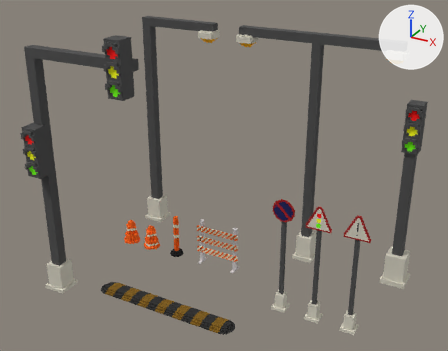
Two versions of the FBX model traffic signs/traffic signs.fbx, one commit apart.
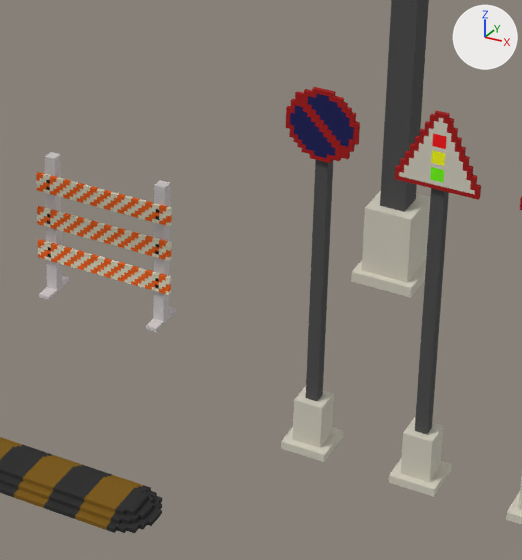
The first picture shows the older version from a 50 mm camera at (20.5, -33.5, 28.7) aimed at (-0.2, 4.1, 9.9). The close-ups show both versions on the part from 42% to 77% of the width and 49% to 98% of the height of that picture; other places that the commit changed are outside them. Every picture has the same lights, and +X, +Y and +Z are marked at upper right. Where no turn or scale is listed for an object, it has been applied to the vertices.

Objects in the first close-up: 'light double', 'light sign', 'stop sign', 'triple', 'yer engeli'.
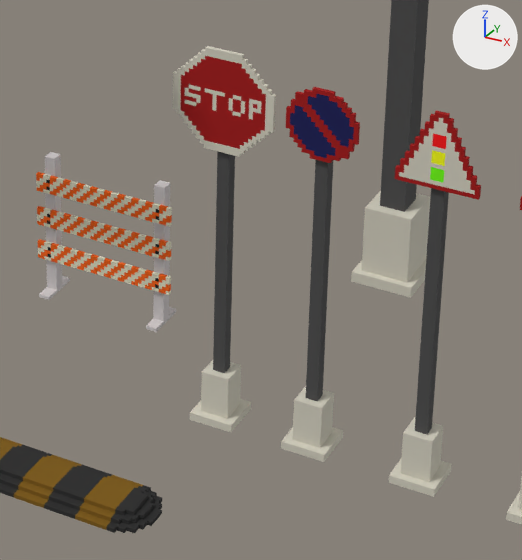
The change, as JSON lines over the scene's bpy script:
```json
{"op": "add", "block": "me_untitled_006", "code": ["me_untitled_006 = bpy.data.meshes.new('Untitled.006')", "me_untitled_006.from_pydata(...)  # 353 vertices, 702 faces; spans x 1.4..3.9, y 3.2..4.3, z 0.0..9.7", "me_untitled_006.materials.append(mat_palette_012)  # picture img_traffic_signs_png"]}
{"op": "add", "block": "ob_stop_t", "code": ["ob_stop_t = bpy.data.objects.new('stop t', me_untitled_006)", "ob_stop_t.location = (0.0, 0.0, 0.0)"]}
```

Pixel boxes [x1, y1, x2, y2] of what changed, in the close-ups (522 x 560 px):
```json
{"object": "stop t", "change": "added", "after": [173, 46, 276, 432]}
```
